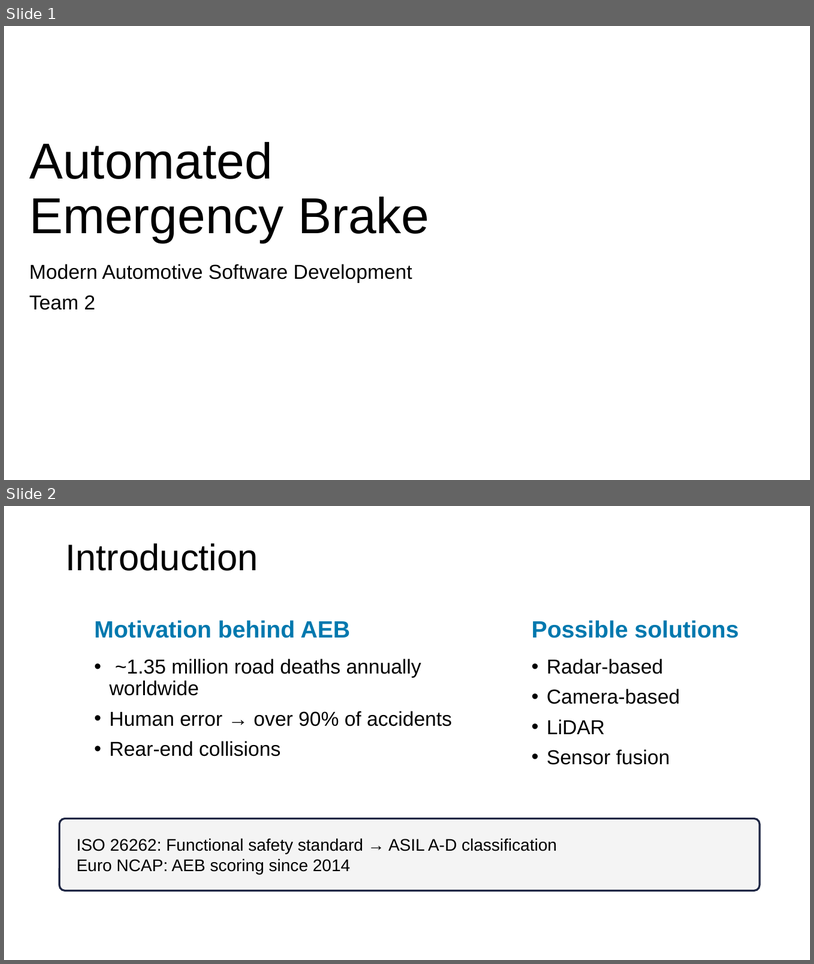
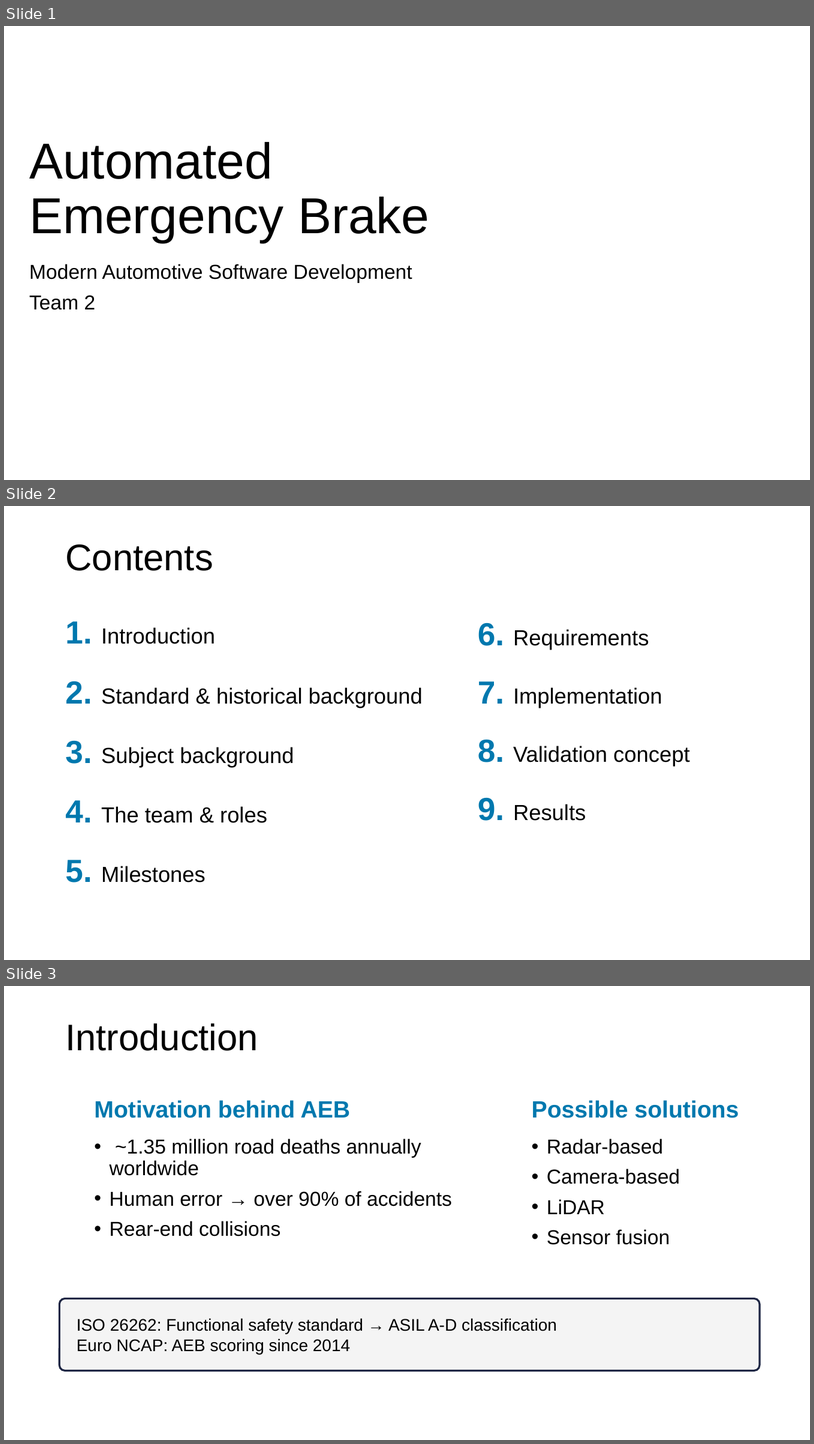
Before and after one commit to pedina/Automatic_emergency_brake_group2, a slide deck: doc/Automated_Emergency_Brake_Group_2.pptx. Shown one above the other, each under a label of ours: slides 1 and 2 before the commit, slides 1, 2 and 3 after it. The pictures are 814x964 and 814x1444 pixels, drawn with LibreOffice and Linux fonts; fonts in the diff are those of the drawing; background and template pictures are left out. Boxes give left, top, right and bottom in pixels: in the first picture for what was removed or moved away, otherwise in the second. Text is boxed around its words. In the diff, an @@ line names an element or a change of style, - is before the commit and + after.

Commit message:
Finalization

```diff
--- a/doc/Automated_Emergency_Brake_Group_2.pptx
+++ b/doc/Automated_Emergency_Brake_Group_2.pptx
@@ slide 2 added at (x1=4, y1=506, x2=810, y2=960), background picture (left out) @@
@@ title added at (x1=65, y1=544, x2=213, y2=571), 44 pt, text #000000 @@
+Contents
@@ text added at (x1=65, y1=621, x2=423, y2=882), 26 pt, text #000000 @@
+1. Introduction
+2. Standard & historical background
+3. Subject background
+4. The team & roles
+5. Milestones
@@ text added at (x1=478, y1=623, x2=690, y2=820), 26 pt, text #000000 @@
+6. Requirements
+7. Implementation
+8. Validation concept
+9. Results
@@ what was slide 2 is now slide 3 @@
```
